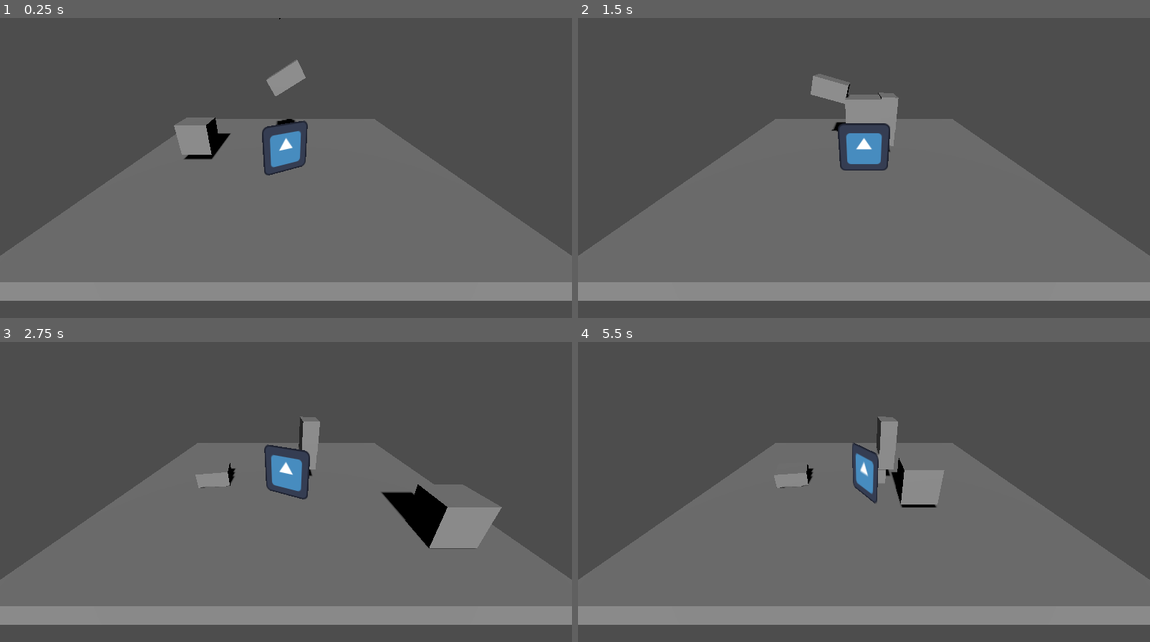
Above: before the commit, frames 1-4 (two rows, left to right).
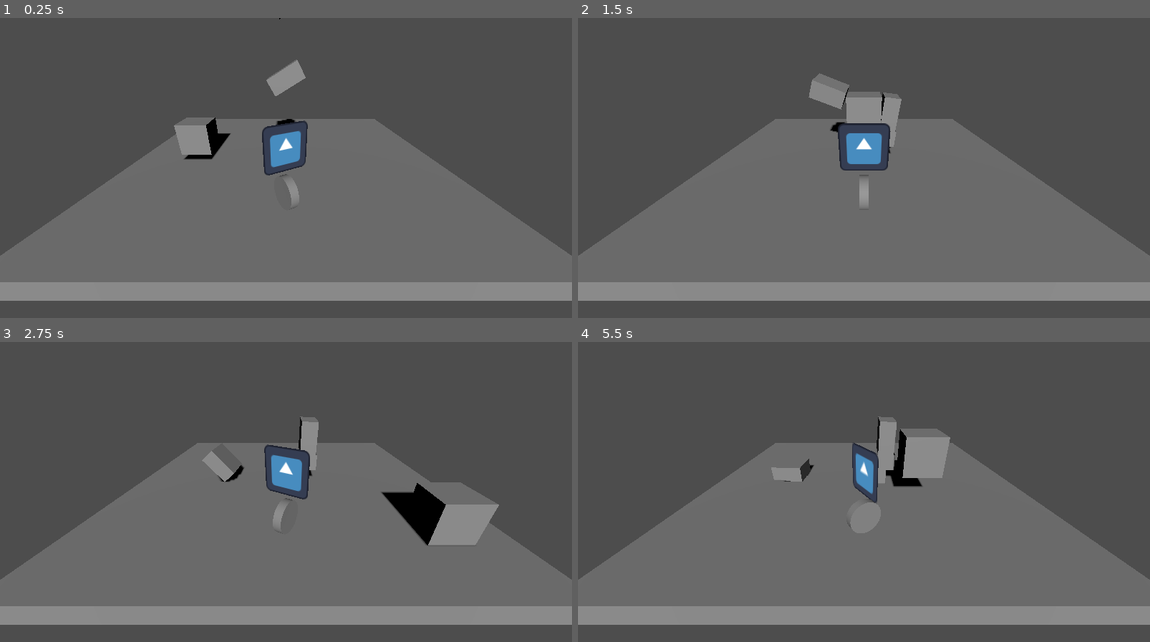
Above: after the commit, the same moments.

Repository: rafal-mi/3d-platformer-game
Game: Godot game, scene res://level_1.tscn
The game is run twice, just before and just after one commit, with the same random seed, the same clock (stepped at 60 frames per second) and the same inputs. The project has no main scene, so this scene is started directly. The engine's default icon, where the game draws it, is replaced by a stand-in: a white triangle on a blue panel in a dark square.
Inputs:
- Up to frame 1 (0.25 s): no input
- Up to frame 2 (1.5 s): tap Enter (ui_accept) at 0.5, 0.77 s; hold Right (ui_right) 0.53-1.28 s; hold Down (ui_down) from 1.28 s (still down)
- Up to frame 3 (2.75 s): tap Enter (ui_accept) at 1.52 s; release Down (ui_down) at 2.03 s; hold Right (ui_right) from 2.03 s (still down)
- Up to frame 4 (5.5 s): release Right (ui_right) at 2.78 s; hold Up (ui_up) 2.78-3.53 s; tap Enter (ui_accept) at 3.02, 3.77, 4.52 s; hold Left (ui_left) 3.53-5.03 s; hold Down (ui_down) from 5.03 s (still down)

The runs differ from the first frame. In frame 1, less than 0.1% of the frame differs, in the area x 48-53%, y 52-64%; in frame 2, 0.6%; in frame 3, 1.1%; in frame 4, 2.3%, in the area x 33-66%, y 24-63%.

Commit message:
06 Collectable Coin

Diff:
--- /dev/null
+++ b/coin.gd
@@ -0,0 +1,11 @@
+extends Area3D
+
+const ROT_SPEED = 2
+
+
+func _process(delta):
+	rotate_y(deg_to_rad(ROT_SPEED))
+
+
+func _on_body_entered(body):
+	queue_free()
--- /dev/null
+++ b/coin.tscn
@@ -0,0 +1,25 @@
+[gd_scene load_steps=4 format=3 uid="uid://b0gt6yxmhfnrj"]
+
+[ext_resource type="Script" path="res://coin.gd" id="1_aa244"]
+
+[sub_resource type="CylinderMesh" id="CylinderMesh_8ev6p"]
+top_radius = 0.3
+bottom_radius = 0.3
+height = 0.15
+
+[sub_resource type="CylinderShape3D" id="CylinderShape3D_jjsx2"]
+height = 0.15
+radius = 0.3
+
+[node name="Coin" type="Area3D"]
+script = ExtResource("1_aa244")
+
+[node name="MeshInstance3D" type="MeshInstance3D" parent="."]
+transform = Transform3D(-4.37114e-08, -1, 0, 1, -4.37114e-08, 0, 0, 0, 1, 0, 0, 0)
+mesh = SubResource("CylinderMesh_8ev6p")
+
+[node name="CollisionShape3D" type="CollisionShape3D" parent="."]
+transform = Transform3D(-4.37114e-08, -1, 0, 1, -4.37114e-08, 0, 0, 0, 1, 0, 0, 0)
+shape = SubResource("CylinderShape3D_jjsx2")
+
+[connection signal="body_entered" from="." to="." method="_on_body_entered"]
--- a/level_1.tscn
+++ b/level_1.tscn
@@ -1,9 +1,10 @@
-[gd_scene load_steps=7 format=3 uid="uid://bqgddjfvhidm6"]
+[gd_scene load_steps=8 format=3 uid="uid://bqgddjfvhidm6"]
 
 [ext_resource type="PackedScene" uid="uid://bv6pnm30wjdqr" path="res://block.tscn" id="1_mxvla"]
 [ext_resource type="PackedScene" uid="uid://4jdnuvc82lab" path="res://steve.tscn" id="2_j5l3c"]
 [ext_resource type="Texture2D" uid="uid://dk63c406qulhf" path="res://icon.svg" id="3_2tewd"]
 [ext_resource type="Script" path="res://Icon.gd" id="4_nasun"]
+[ext_resource type="PackedScene" uid="uid://b0gt6yxmhfnrj" path="res://coin.tscn" id="5_r7722"]
 
 [sub_resource type="BoxMesh" id="BoxMesh_y7dj4"]
 size = Vector3(10, 0.5, 10)
@@ -51,3 +52,6 @@
 transform = Transform3D(1, 0, 0, 0, 1, 0, 0, 0, 1, 0, 1, 2)
 texture = ExtResource("3_2tewd")
 script = ExtResource("4_nasun")
+
+[node name="Coin1" parent="." instance=ExtResource("5_r7722")]
+transform = Transform3D(1, 0, 0, 0, 1, 0, 0, 0, 1, 0, 1, 4)
--- a/project.godot
+++ b/project.godot
@@ -11,5 +11,5 @@
 [application]
 
 config/name="3D Platformer Game"
-config/features=PackedStringArray("4.1", "Forward Plus")
+config/features=PackedStringArray("4.2", "Forward Plus")
 config/icon="res://icon.svg"
